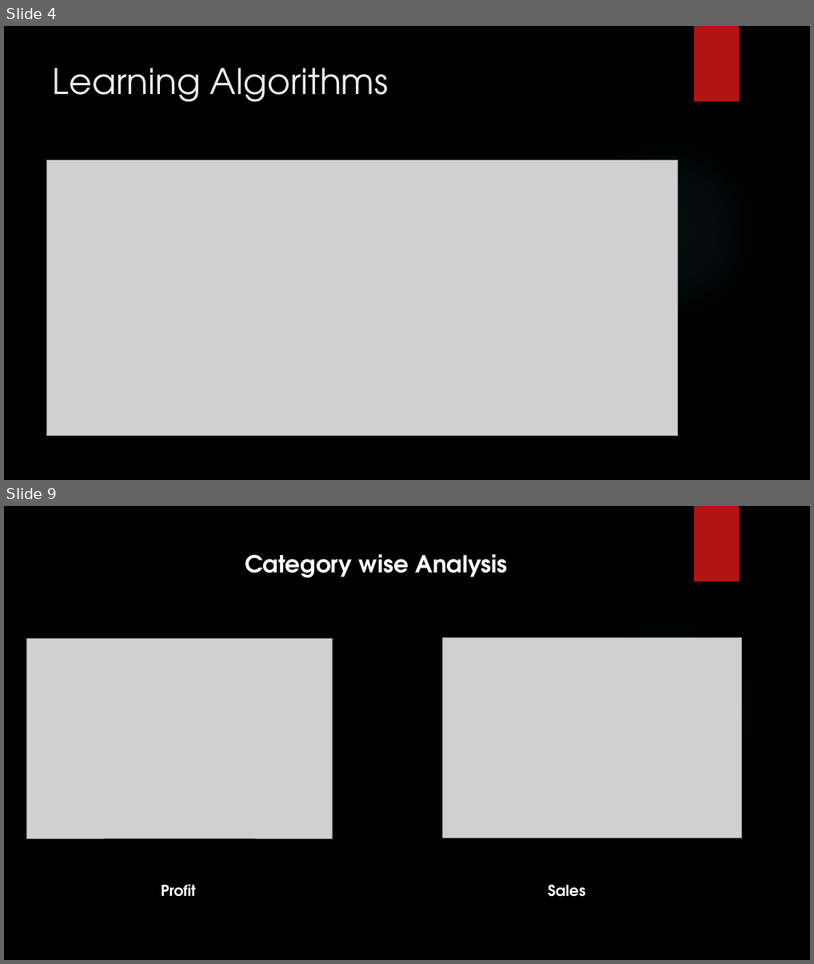
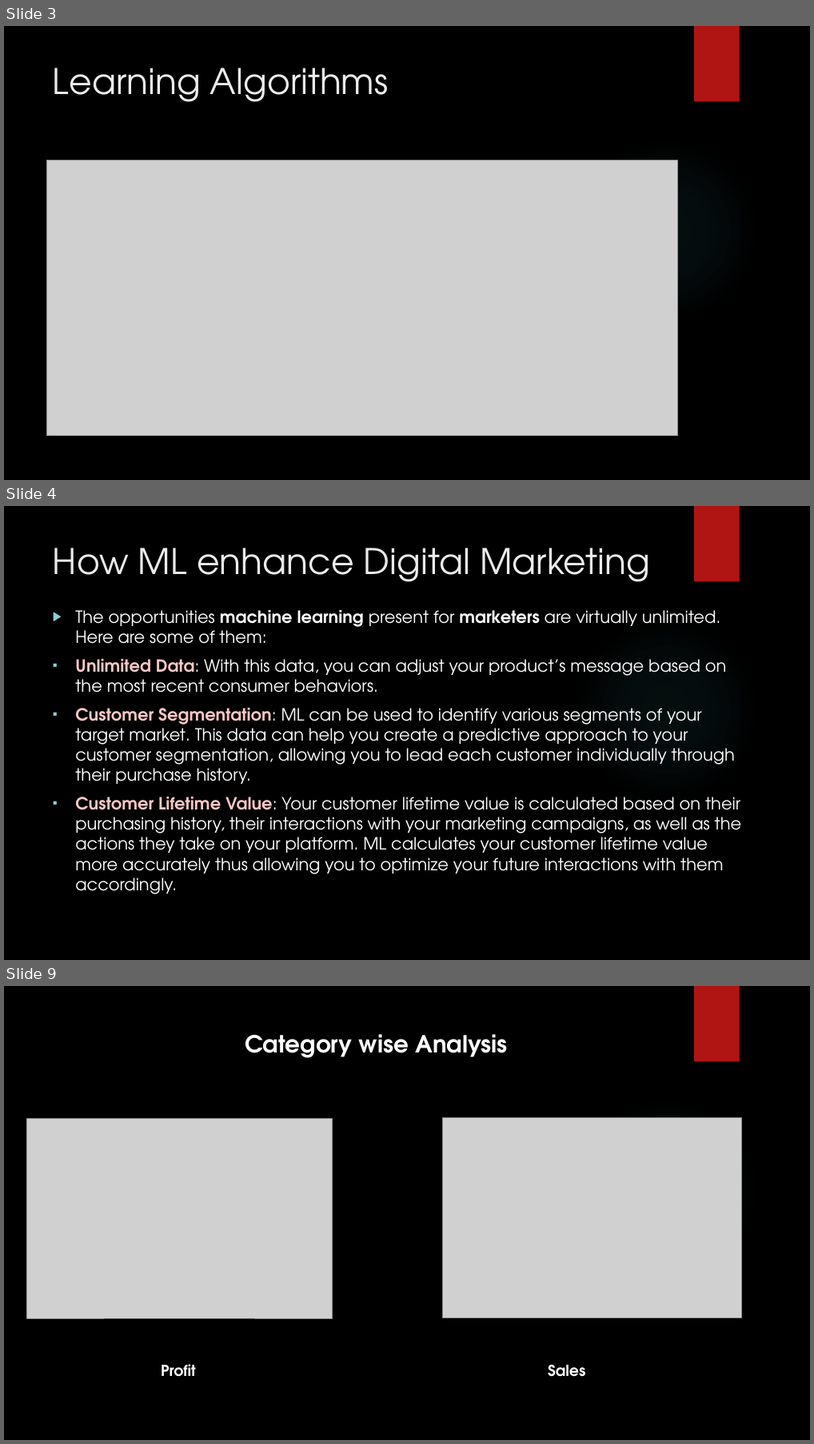
Before and after one commit to madhuhasa/digital-alpha, a slide deck: project/DIGITAL MARKETING.pptx. Shown one above the other, each under a label of ours: slides 4 and 9 before the commit, slides 3, 4 and 9 after it; the slides between them are not shown. The pictures are 814x964 and 814x1444 pixels, drawn with LibreOffice and Linux fonts; fonts in the diff are those of the drawing; grey boxes stand for pictures; background and template pictures are left out. Boxes give left, top, right and bottom in pixels: in the first picture for what was removed or moved away, otherwise in the second. Text is boxed around its words. In the diff, an @@ line names an element or a change of style, - is before the commit and + after.

```diff
--- a/project/DIGITAL MARKETING.pptx
+++ b/project/DIGITAL MARKETING.pptx
@@ slide 4 added at (x1=4, y1=506, x2=810, y2=960), background picture (left out); not listed: 2 template elements that a slide beside it also shows @@
@@ title added at (x1=53, y1=548, x2=650, y2=582), 42 pt, text #EBEBEB @@
+How ML enhance Digital Marketing
@@ text added at (x1=75, y1=610, x2=742, y2=894), 20 pt, text #FFFFFF @@
+▶ The opportunities machine learning present for marketers are virtually unlimited. Here are some of them:
+▪ Unlimited Data: With this data, you can adjust your product’s message based on the most recent consumer behaviors.
+▪ Customer Segmentation: ML can be used to identify various segments of your target market. This data can help you create a predictive approach to your customer segmentation, allowing you to lead each customer individually through their purchase history.
+▪ Customer Lifetime Value: Your customer lifetime value is calculated based on their purchasing history, their interactions with your marketing campaigns, as well as the actions they take on your platform. ML calculates your customer lifetime value more accurately thus allowing you to optimize your future interactions with them accordingly.
@@ what was slide 4 is now slide 3 @@
```
Also in this commit, not shown: 13 slides changed, 13 other slides added, 2 slides removed.
